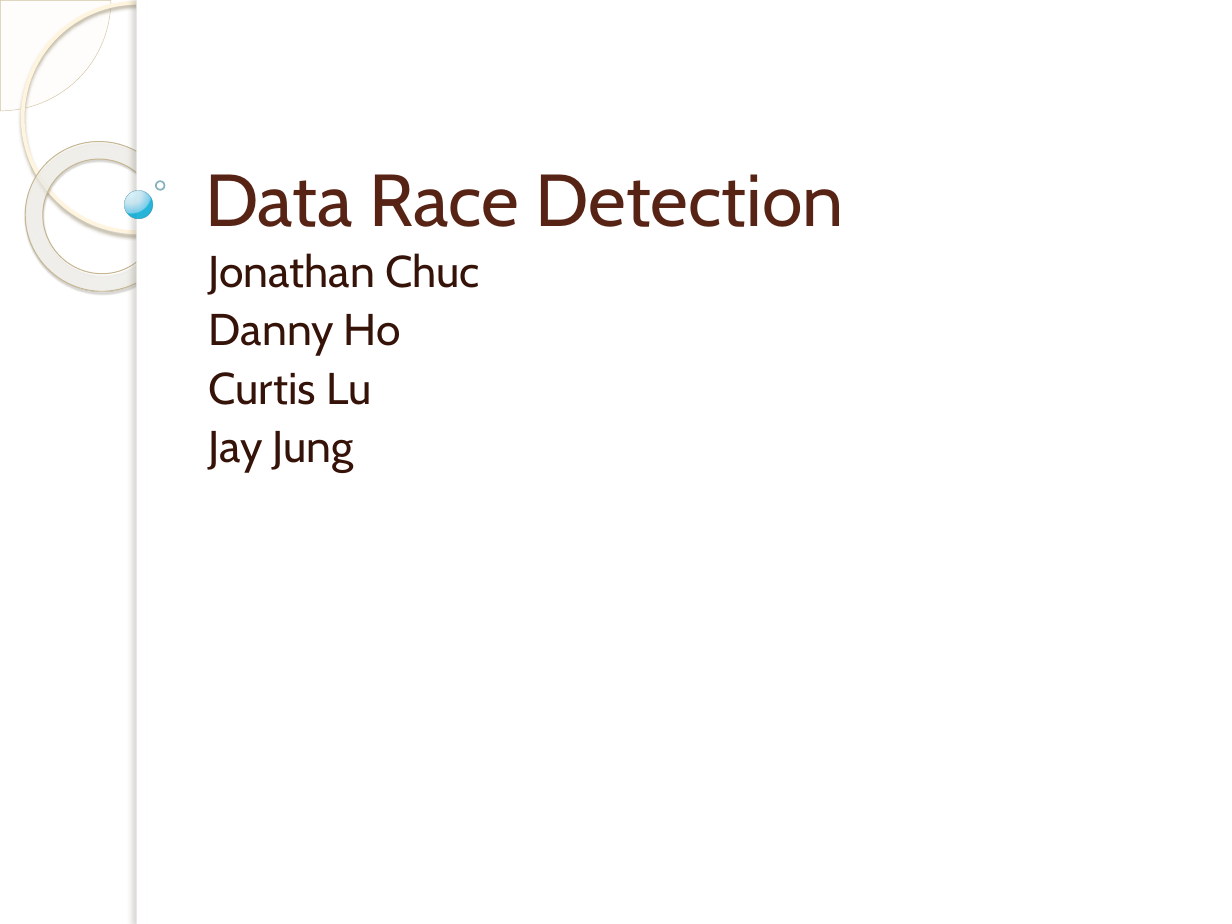
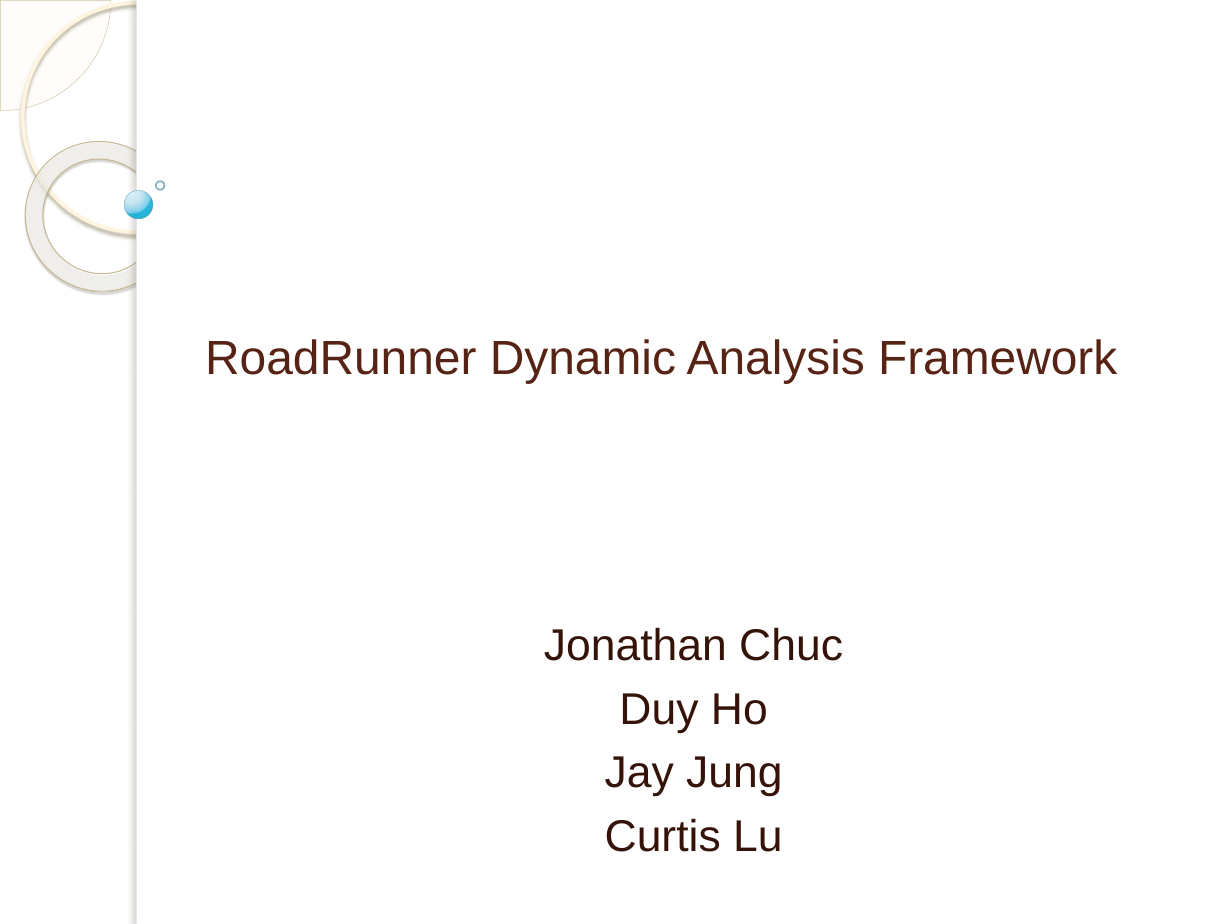
Before and after one commit to curtislu/CS356Projects, a slide deck: slide 1 of roadrunner.pptx. Drawn at 1232x924 pixels with LibreOffice and Linux fonts; fonts in the diff are those of the drawing; background and template pictures are left out. Boxes give left, top, right and bottom in pixels: in the first picture for what was removed or moved away, otherwise in the second. Text is boxed around its words. In the diff, an @@ line names an element or a change of style, - is before the commit and + after.

```diff
--- a/roadrunner.pptx
+++ b/roadrunner.pptx
@@ title at box(205, 339, 1117, 383): text changed; size 43 to 28 pt; font Cabin to Arial @@
-Data Race Detection
+RoadRunner Dynamic Analysis Framework
@@ subtitle at box(209, 431, 354, 473): paragraph removed @@
-Jay Jung
@@ subtitle "Jonathan Chuc": place and size @@
-subtitle "Jonathan Chuc" at box(209, 253, 480, 473)
+subtitle "Jonathan Chuc" at box(544, 627, 843, 852)
@@ subtitle at box(544, 627, 843, 852): font Cabin to Arial in "Jonathan Chuc", "Curtis Lu"; alignment left to centre; line spacing 0.9 to 1 @@
@@ subtitle at box(605, 693, 782, 796): text changed; font Cabin to Arial @@
-Danny Ho
+Duy Ho
+Jay Jung
```
Also in this commit, not shown: 4 other slides changed, 1 slide added, 1 slide removed.
